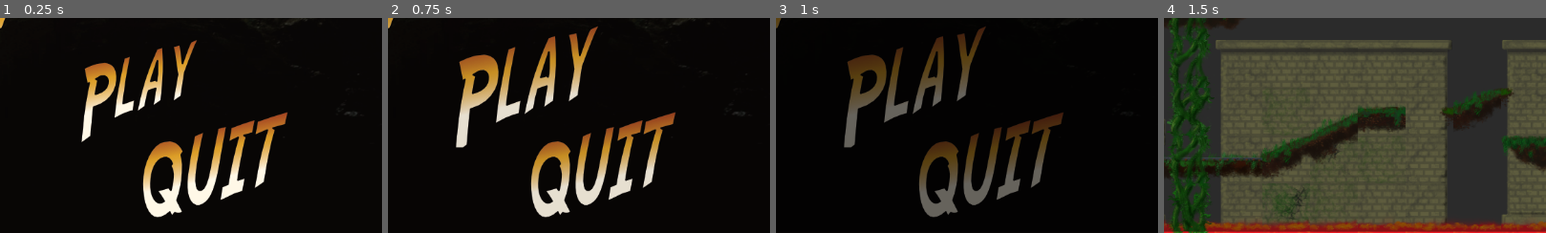
Above: before the commit, frames 1-4 (left to right).
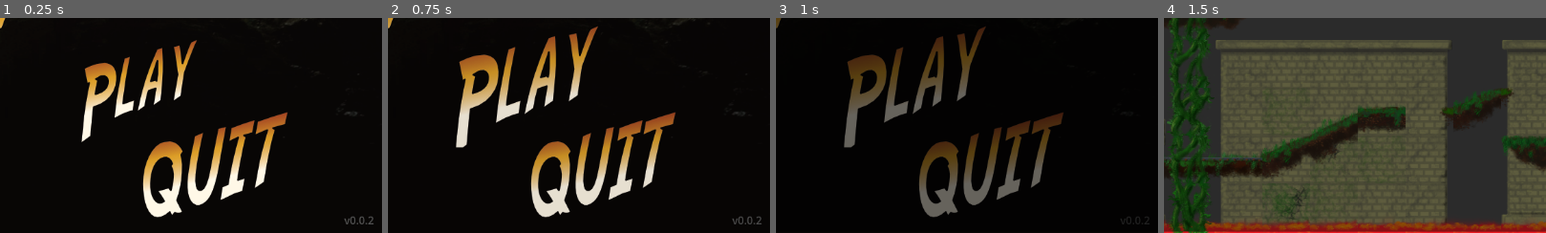
Above: after the commit, the same moments.

Repository: LazyBrush/jam149-ancient
Game: Godot game, scene res://scenes/menu-main/menu-main.tscn
Two runs of this game, one before a commit and one after it. Both use one fixed random seed, a clock stepped at 60 frames per second and the inputs below.
Inputs (mouse positions are % of the whole screen's width and height, from its top left):
- Up to frame 1 (0.25 s): no input
- Up to frame 2 (0.75 s): tap Enter (ui_accept) at 0.5 s; move the mouse to (68, 63) at 0.52 s; hold Right (ui_right) from 0.53 s (still down); click (68, 63) at 0.67 s
- Up to frame 3 (1 s): keep holding Right (ui_right); tap Enter (ui_accept) at 0.77 s
- Up to frame 4 (1.5 s): move the mouse to (30, 55) at 1.27 s; release Right (ui_right) at 1.28 s; hold Left (ui_left) from 1.28 s (still down)
The pictures show only the part of the screen within x 50-100%, y 50-100%; the shares and areas given below are measured in that part.

The runs differ from the first frame. In frame 1, 0.1% of the frame differs, in the area x 90-98%, y 92-96%; in frame 2, 0.1%; in frame 3, less than 0.1%; in frame 4, nothing differs.

Commit message:
added version

Diff:
--- a/scenes/menu-main/menu-main.tscn
+++ b/scenes/menu-main/menu-main.tscn
@@ -19,3 +19,11 @@
 unique_name_in_owner = true
 position = Vector2(883, 532)
 startIcon = 2
+
+[node name="RichTextLabel" type="RichTextLabel" parent="."]
+offset_left = 1069.0
+offset_top = 617.0
+offset_right = 1140.0
+offset_bottom = 642.0
+bbcode_enabled = true
+text = "[right][color=#555555]v0.0.2[/color][/right]"
Not shown, changed: export_presets.cfg
